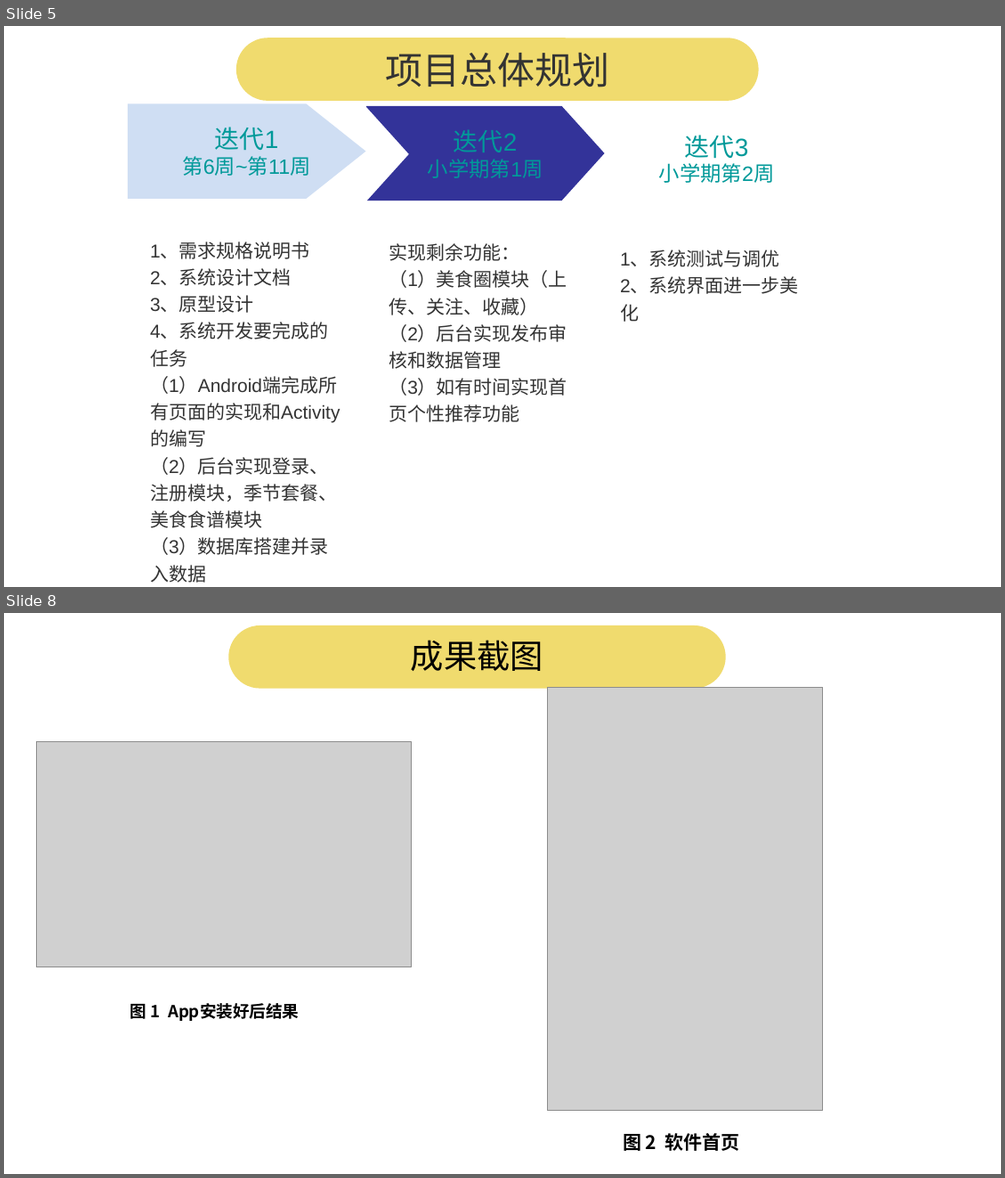
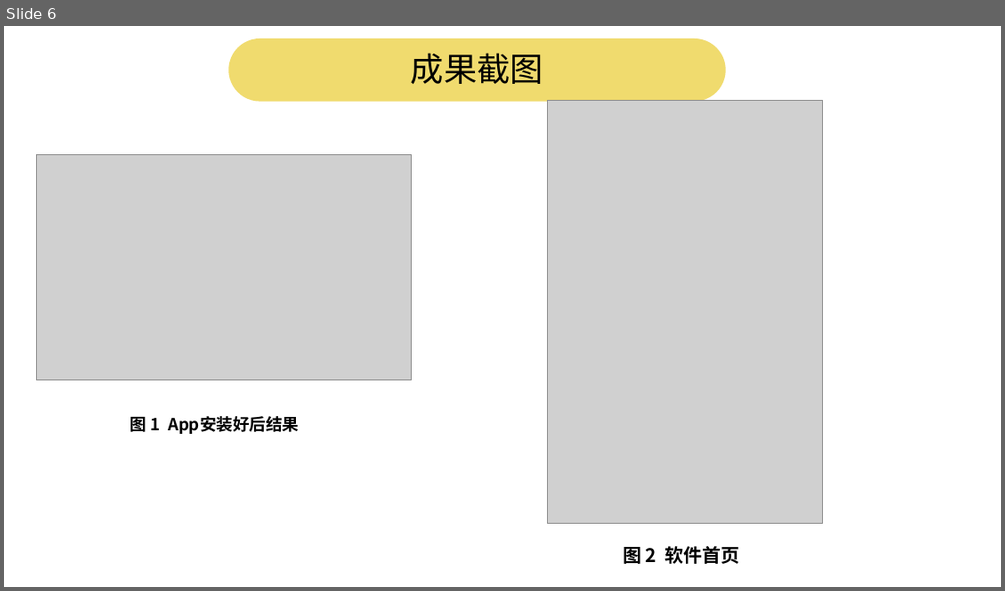
Before and after one commit to pwalan/Food_of_World, a slide deck: 小学期/面向领域实践2成果汇报.ppt. Shown one above the other, each under a label of ours: slides 5 and 8 before the commit, slide 6 after it; the slides between them are not shown. The pictures are 1005x1178 and 1005x591 pixels, drawn with LibreOffice and Linux fonts; fonts in the diff are those of the drawing; grey boxes stand for pictures; background and template pictures are left out. Boxes give left, top, right and bottom in pixels: in the first picture for what was removed or moved away, otherwise in the second. Text is boxed around its words. In the diff, an @@ line names an element or a change of style, - is before the commit and + after.

```diff
--- a/小学期/面向领域实践2成果汇报.ppt
+++ b/小学期/面向领域实践2成果汇报.ppt
@@ slide 5 removed at box(4, 26, 1001, 587), background picture (left out) @@
@@ rounded rectangle removed at box(236, 38, 759, 101) @@
@@ text removed at box(385, 52, 609, 87) @@
-项目总体规划
@@ freeform shape removed at box(128, 103, 365, 199) @@
-迭代1
-第6周~第11周
@@ freeform shape removed at box(366, 106, 605, 200) @@
-迭代2
-小学期第1周
@@ freeform shape removed at box(598, 111, 835, 206) @@
-迭代3
-小学期第2周
@@ text removed at box(150, 242, 337, 555) @@
-1、需求规格说明书
-2、系统设计文档
-3、原型设计
-4、系统开发要完成的任务
-（1）Android端完成所有页面的实现和Activity的编写
-（2）后台实现登录、注册模块，季节套餐、美食食谱模块
-（3）数据库搭建并录入数据
@@ text removed at box(388, 243, 567, 422) @@
-实现剩余功能：
-（1）美食圈模块（上传、关注、收藏）
-（2）后台实现发布审核和数据管理
-（3）如有时间实现首页个性推荐功能
@@ text removed at box(620, 251, 799, 321) @@
-1、系统测试与调优
-2、系统界面进一步美化
@@ page number removed at box(708, 546, 932, 575) @@
-5
@@ what was slide 8 is now slide 6 @@
```
Also in this commit, not shown: 1 slide changed, 1 slide added, 6 other slides removed, 2 other files.
